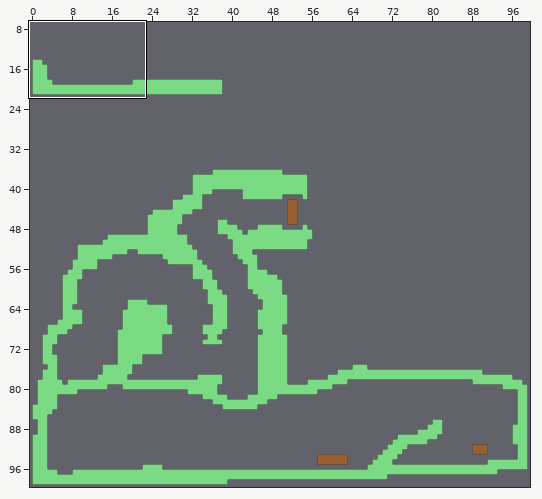
Two states of a Tiled map, core/assets/map.tmx. The first picture is a wide view before the edit; the outline marks the close-up.
Close-up. Before the commit:
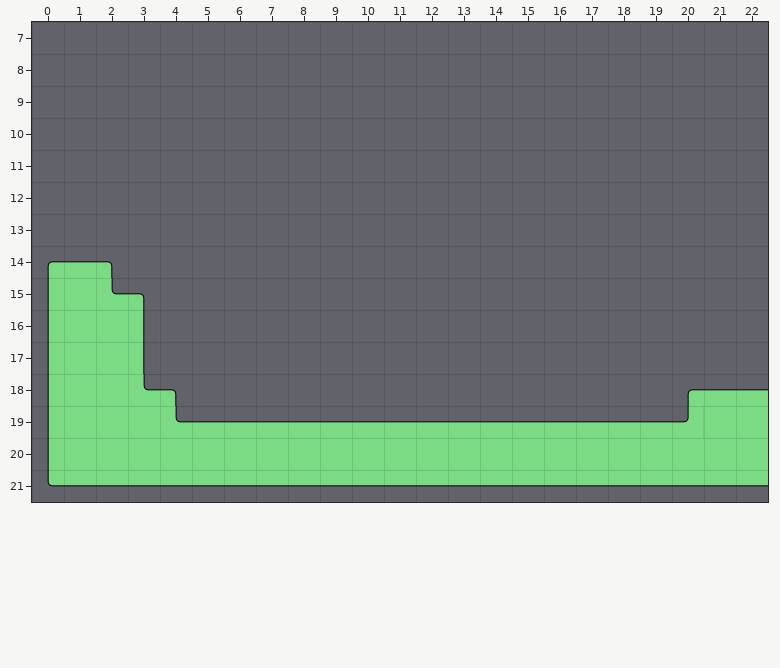
Cells are 32x32 px. Shown: x 0..22, y 7..21.
Once edited:
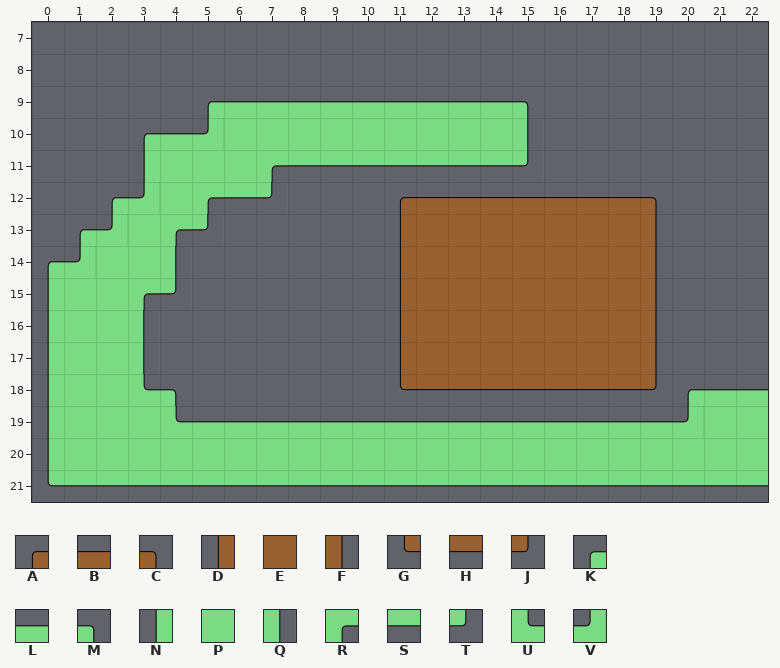
Key: from "default": A 16, B 17, C 18, D 24, E 25, F 26, G 32, H 33, J 34, K 40, L 41, M 42, N 48, P 49, Q 50, R 51, S 57, T 58, U 59, V 60.
_ is an empty cell.
From old to new:
Layer "default":
The author put tile A in row 12 at x 11.
The author put tile B in row 12 at x 12 to 18.
The author put tile C in row 12 at x 19.
The author put tile D in rows 13 to 17 at x 11.
The author put tile E in rows 13 to 17 at x 12 to 18.
The author put tile F in rows 13 to 17 at x 19.
The author put tile G in row 18 at x 11.
The author put tile H in row 18 at x 12 to 18.
The author put tile J in row 18 at x 19.
The author put tile K in row 9 at x 5; in row 10 at x 3; in row 12 at x 2; in row 13 at x 1.
The author put tile L in row 9 at x 6 to 14; in row 10 at x 4.
The author put tile M in row 9 at x 15.
The author put tile N in row 11 at x 3.
Tile M becomes tile P in row 14 at x 2.
Tile U becomes tile P in row 15 at x 2.
The author put tile P in row 10 at x 6 to 14; in row 11 at x 4 to 6; in row 12 at x 4; in rows 13 to 14 at x 3.
The author put tile Q in row 10 at x 15; in row 14 at x 4.
Tile M becomes tile R in row 15 at x 3.
The author put tile R in row 11 at x 7; in row 12 at x 5; in row 13 at x 4.
The author put tile S in row 11 at x 8 to 14; in row 12 at x 6.
The author put tile T in row 11 at x 15; in row 12 at x 7; in row 13 at x 5; in row 15 at x 4.
Tile L becomes tile V in row 14 at x 1.
The author put tile V in row 10 at x 5; in row 12 at x 3; in row 13 at x 2.
